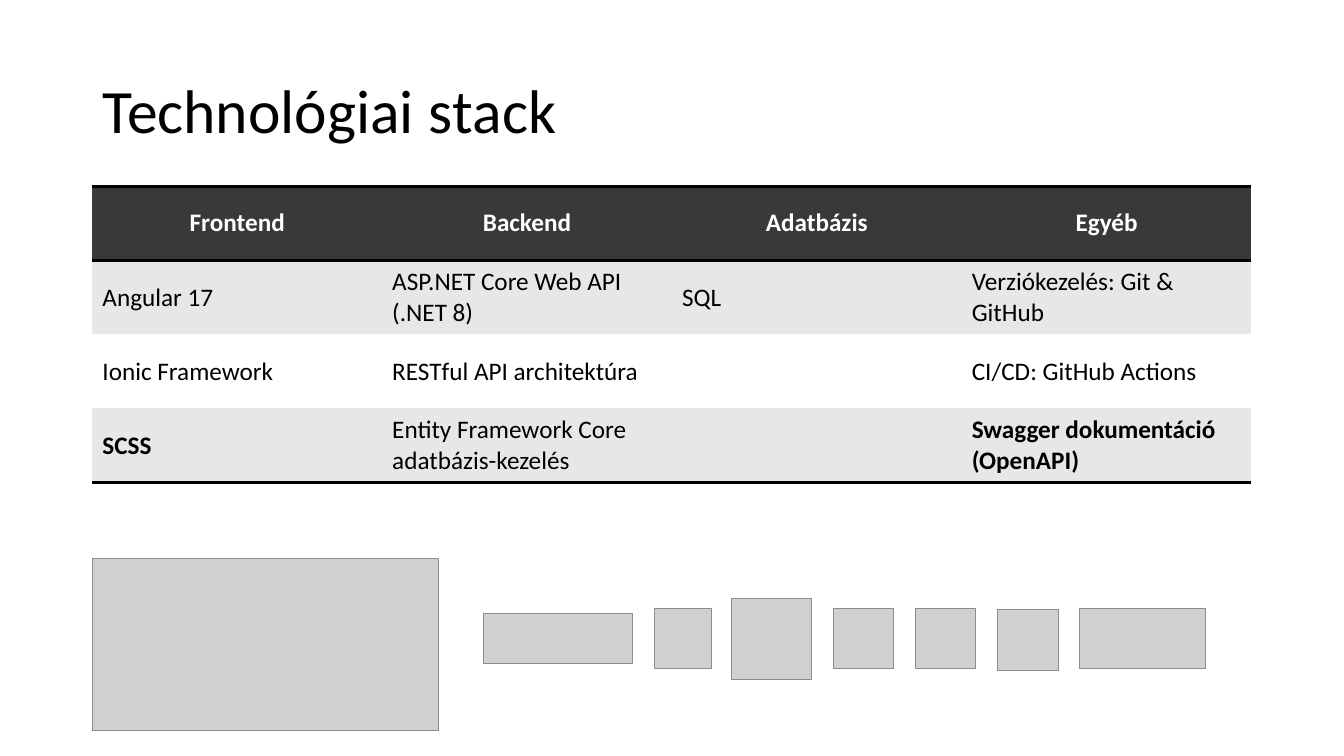
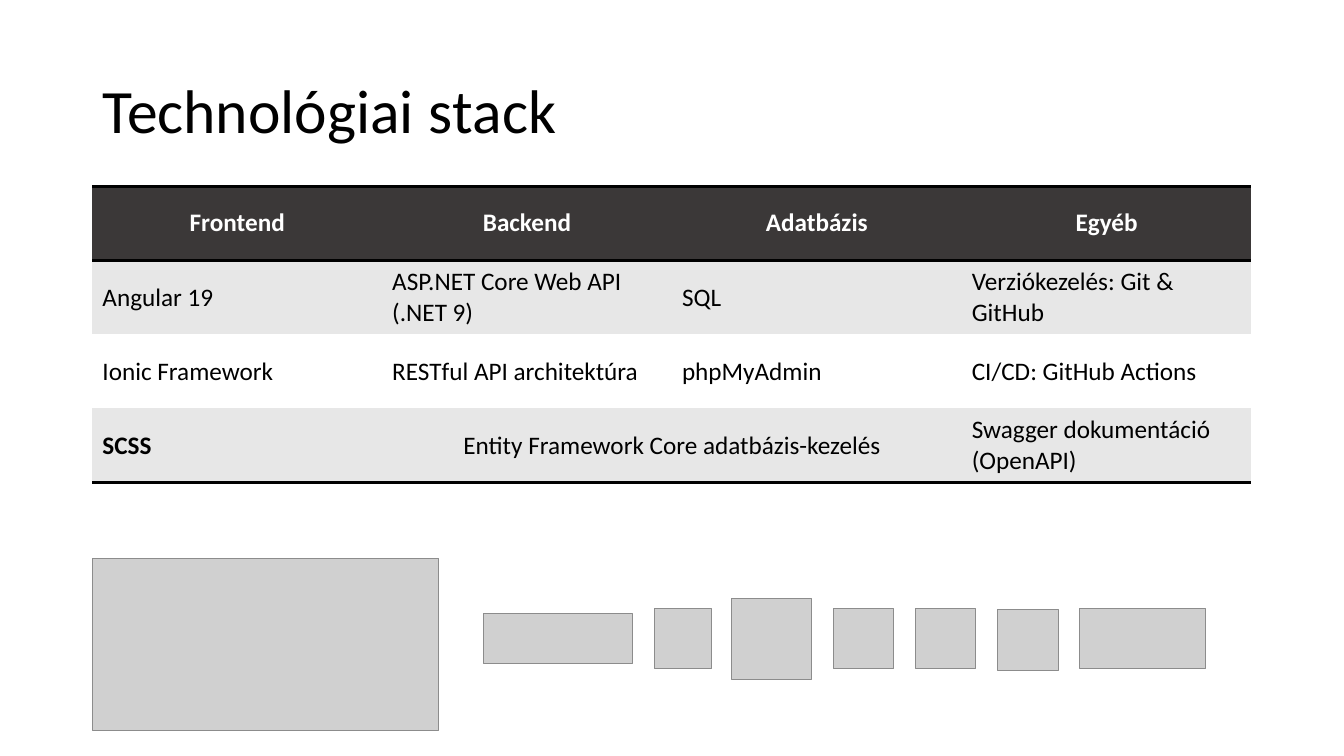
Before and after one commit to hubatrifusz/elevate, a slide deck: slide 4 of zarodolgozat.pptx (slide 3 before the commit). Drawn at 1344x756 pixels with LibreOffice and Linux fonts; fonts in the diff are those of the drawing; grey boxes stand for pictures; background and template pictures are left out. Boxes give left, top, right and bottom in pixels: in the first picture for what was removed or moved away, otherwise in the second. Text is boxed around its words. In the diff, an @@ line names an element or a change of style, - is before the commit and + after.

```diff
--- a/zarodolgozat.pptx
+++ b/zarodolgozat.pptx
@@ table at <box>93,187,1254,483</box> @@
-row 2, column 1: Angular 17
+row 2, column 1: Angular 19
-row 2, column 2: ASP.NET Core Web API (.NET 8)
+row 2, column 2: ASP.NET Core Web API (.NET 9)
-row 3, column 3: 
+row 3, column 3: phpMyAdmin
@@ alignment left to centre @@
```
Also in this commit, not shown: 2 other slides changed, 19 other files.
